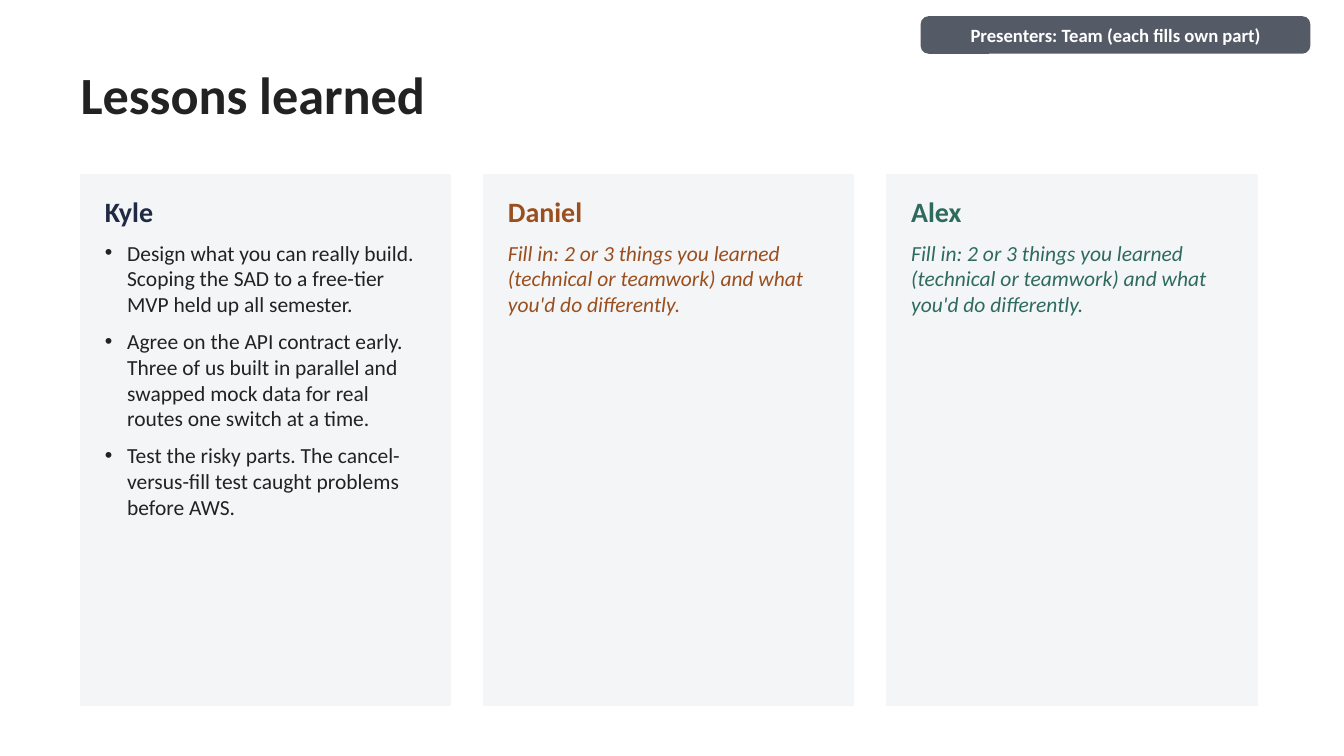
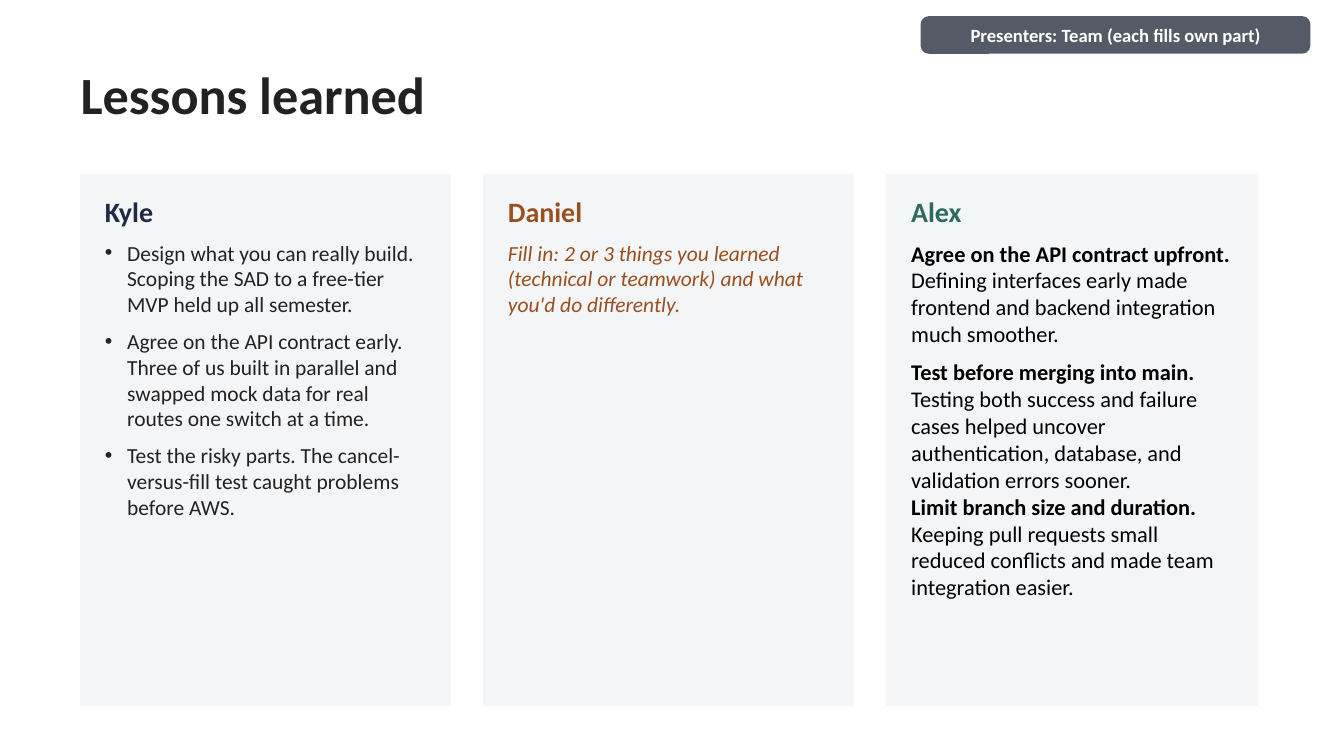
Before and after one commit to kish1212-ASU/IFT401_Capstone_Fall-2026, a slide deck: slide 29 of docs/final build/IFT401_Houser_Ruebush_Kishineff_Final Deck.pptx. Drawn at 1344x756 pixels with LibreOffice and Linux fonts; fonts in the diff are those of the drawing. Boxes give left, top, right and bottom in pixels: in the first picture for what was removed or moved away, otherwise in the second. Text is boxed around its words. In the diff, an @@ line names an element or a change of style, - is before the commit and + after.

```diff
--- a/docs/final build/IFT401_Houser_Ruebush_Kishineff_Final Deck.pptx
+++ b/docs/final build/IFT401_Houser_Ruebush_Kishineff_Final Deck.pptx
@@ text at (x1=911, y1=246, x2=1230, y2=599): text changed; size 11.5 to 12 pt; text colour #2E6B5E to #000000; italic off @@
-Fill in: 2 or 3 things you learned (technical or teamwork) and what you'd do differently.
+Agree on the API contract upfront. Defining interfaces early made frontend and backend integration much smoother.
+Test before merging into main. Testing both success and failure cases helped uncover authentication, database, and validation errors sooner.
+Limit branch size and duration. Keeping pull requests small reduced conflicts and made team integration easier.
```
Also in this commit, not shown: 9 other slides changed.
